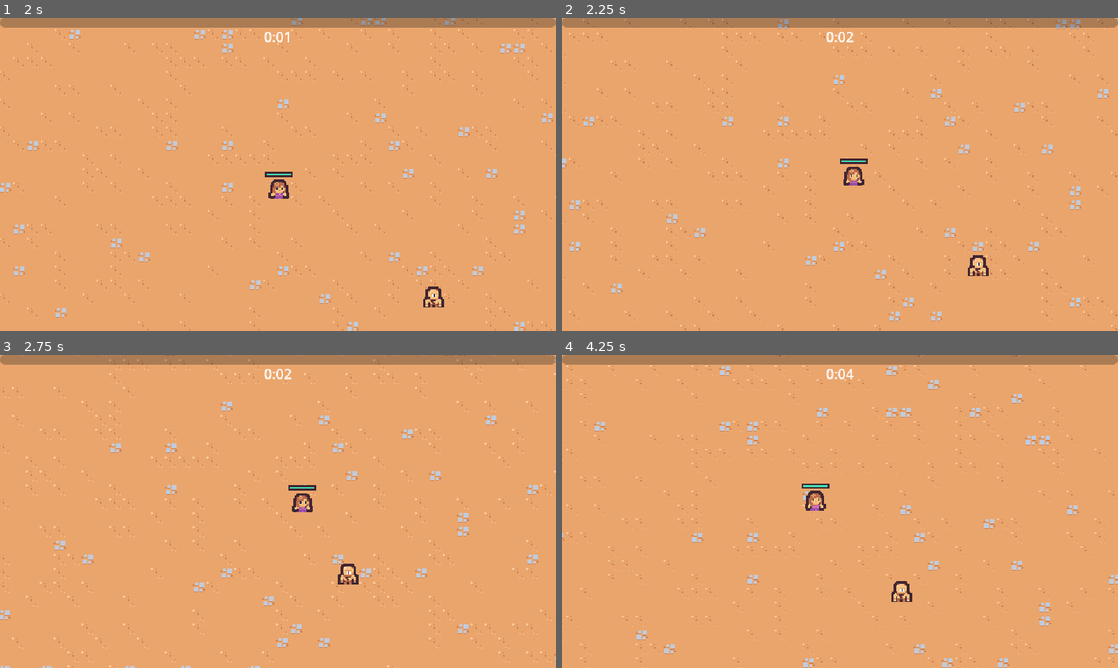
Above: before the commit, frames 1-4 (two rows, left to right).
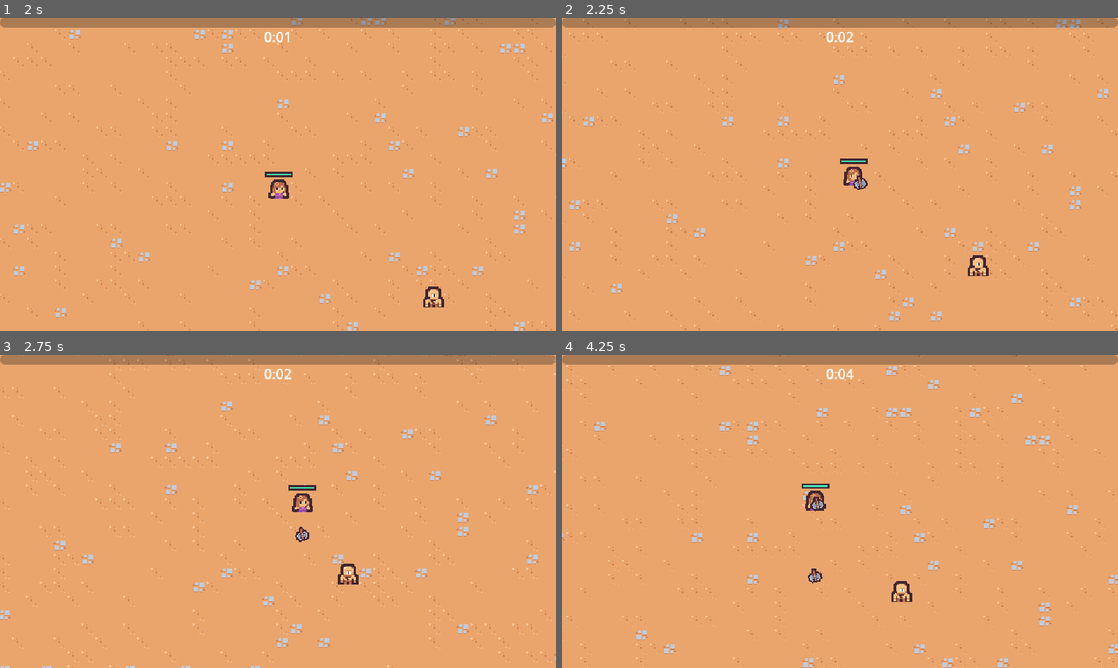
Above: after the commit, the same moments.

Repository: annehailer/cute-survivors
Game: Godot game, scene res://scenes/main/main.tscn
Same seed, same stepped clock (60 frames per second), same inputs: the game is played once before the commit and once after it.
Inputs (mouse positions are in pixels of both pictures, inside the frame that each line leads up to):
- Up to frame 1 (2 s): move the mouse to (400, 158) at 0.52 s; press the mouse at (400, 158) at 0.53 s; hold Right (move_right) 0.53-1.28 s; move the mouse to (166, 190) at 1.27 s; release the mouse at (166, 190) at 1.28 s; hold Down (move_down) from 1.28 s (still down); click (166, 190) at 1.35 s
- Up to frame 2 (2.25 s): move the mouse to (895, 105) at 2.02 s; release Down (move_down) at 2.03 s; press the mouse at (895, 105) at 2.03 s; hold Right (move_right) from 2.03 s (still down)
- Up to frame 3 (2.75 s): keep holding Right (move_right)
- Up to frame 4 (4.25 s): move the mouse to (812, 574) at 2.77 s; release Right (move_right) at 2.78 s; release the mouse at (812, 574) at 2.78 s; hold Up (move_up) 2.78-3.53 s; click (812, 574) at 2.85 s; move the mouse to (1006, 558) at 3.52 s; press the mouse at (1006, 558) at 3.53 s; hold Left (move_left) from 3.53 s (still down)

Frame 1 is identical in both runs. In frame 2, less than 0.1% of the frame differs, in the area x 52-55%, y 50-55%; in frame 3, less than 0.1%; in frame 4, 0.1%, in the area x 44-47%, y 45-74%.

Commit message:
feat: axe ability

Diff:
--- /dev/null
+++ b/scenes/ability/axe/axe_ability/axe_ability.gd
@@ -0,0 +1,27 @@
+extends Node2D
+
+const MAX_RADIUS = 100
+
+@onready var hitbox_component: HitboxComponent = $HitboxComponent
+var base_rotation = Vector2.RIGHT
+
+
+func _ready() -> void:
+	base_rotation = Vector2.RIGHT.rotated(randf_range(0, TAU))
+
+	var tween = create_tween()
+	tween.tween_method(tween_method, 0.0, 2.0, 3)
+	tween.tween_callback(queue_free)
+
+
+func tween_method(rotations: float):
+	var percent = rotations / 2
+	var current_radius = percent * MAX_RADIUS
+	var current_direction = base_rotation.rotated(rotations * TAU)
+
+	var root_position = Vector2.ZERO
+	var player = get_tree().get_first_node_in_group("player")
+	if player == null:
+		return
+
+	global_position = player.global_position + (current_direction * current_radius)
--- /dev/null
+++ b/scenes/ability/axe/axe_ability/axe_ability.tscn
@@ -0,0 +1,60 @@
+[gd_scene format=3 uid="uid://x8kodshvk17f"]
+
+[ext_resource type="Texture2D" uid="uid://cqo4ucgdtnj0u" path="res://assets/sprites/axe.png" id="1_espmp"]
+[ext_resource type="Script" uid="uid://bemgdwg6pq6tn" path="res://scenes/ability/axe/axe_ability/axe_ability.gd" id="1_usax7"]
+[ext_resource type="PackedScene" uid="uid://uf4xjf7ilrum" path="res://scenes/component/hitbox_component.tscn" id="3_gilkm"]
+
+[sub_resource type="Animation" id="Animation_gilkm"]
+length = 0.001
+tracks/0/type = "value"
+tracks/0/imported = false
+tracks/0/enabled = true
+tracks/0/path = NodePath("Sprite2D:rotation")
+tracks/0/interp = 1
+tracks/0/loop_wrap = true
+tracks/0/keys = {
+"times": PackedFloat32Array(0),
+"transitions": PackedFloat32Array(1),
+"update": 0,
+"values": [0.0]
+}
+
+[sub_resource type="Animation" id="Animation_q1hs7"]
+resource_name = "default"
+length = 0.5
+loop_mode = 1
+tracks/0/type = "value"
+tracks/0/imported = false
+tracks/0/enabled = true
+tracks/0/path = NodePath("Sprite2D:rotation")
+tracks/0/interp = 1
+tracks/0/loop_wrap = true
+tracks/0/keys = {
+"times": PackedFloat32Array(0, 0.5),
+"transitions": PackedFloat32Array(1, 1),
+"update": 0,
+"values": [0.0, 6.283185307179586]
+}
+
+[sub_resource type="AnimationLibrary" id="AnimationLibrary_34q6k"]
+_data = {
+&"RESET": SubResource("Animation_gilkm"),
+&"default": SubResource("Animation_q1hs7")
+}
+
+[sub_resource type="CircleShape2D" id="CircleShape2D_ucbw6"]
+
+[node name="AxeAbility" type="Node2D" unique_id=29172126]
+script = ExtResource("1_usax7")
+
+[node name="AnimationPlayer" type="AnimationPlayer" parent="." unique_id=344884755]
+libraries/ = SubResource("AnimationLibrary_34q6k")
+autoplay = &"default"
+
+[node name="Sprite2D" type="Sprite2D" parent="." unique_id=668992039]
+texture = ExtResource("1_espmp")
+
+[node name="HitboxComponent" parent="." unique_id=1156350180 instance=ExtResource("3_gilkm")]
+
+[node name="CollisionShape2D" type="CollisionShape2D" parent="HitboxComponent" unique_id=1700358196]
+shape = SubResource("CircleShape2D_ucbw6")
--- /dev/null
+++ b/scenes/ability/axe/axe_ability_controller/axe_ability_controller.gd
@@ -0,0 +1,24 @@
+extends Node
+
+@export var axe_ability_scene: PackedScene
+
+var damage = 10
+
+
+func _ready() -> void:
+	pass
+
+
+func _on_timer_timeout() -> void:
+	var player = get_tree().get_first_node_in_group("player") as Node2D
+	if player == null:
+		return
+
+	var foreground = get_tree().get_first_node_in_group("foreground_layer") as Node2D
+	if foreground == null:
+		return
+
+	var axe_instance = axe_ability_scene.instantiate() as Node2D
+	foreground.add_child(axe_instance)
+	axe_instance.global_position = player.global_position
+	axe_instance.hitbox_component.damage = damage
--- /dev/null
+++ b/scenes/ability/axe/axe_ability_controller/axe_ability_controller.tscn
@@ -0,0 +1,14 @@
+[gd_scene format=3 uid="uid://c75vj2ehyxljh"]
+
+[ext_resource type="Script" uid="uid://3w742iurc5m0" path="res://scenes/ability/axe/axe_ability_controller/axe_ability_controller.gd" id="1_lxhwk"]
+[ext_resource type="PackedScene" uid="uid://x8kodshvk17f" path="res://scenes/ability/axe/axe_ability/axe_ability.tscn" id="2_x7ih0"]
+
+[node name="AxeAbilityController" type="Node" unique_id=1742305764]
+script = ExtResource("1_lxhwk")
+axe_ability_scene = ExtResource("2_x7ih0")
+
+[node name="Timer" type="Timer" parent="." unique_id=712745911]
+wait_time = 2.0
+autostart = true
+
+[connection signal="timeout" from="Timer" to="." method="_on_timer_timeout"]
--- a/scenes/ability/sword_ability/sword_ability.tscn
+++ b/scenes/ability/sword/sword_ability/sword_ability.tscn
@@ -1,7 +1,7 @@
 [gd_scene format=3 uid="uid://rp7qiss5cxfq"]
 
-[ext_resource type="Script" uid="uid://dnqqexayvb12l" path="res://scenes/ability/sword_ability/sword_ability.gd" id="1_t8g1f"]
-[ext_resource type="Texture2D" uid="uid://um85lobedl78" path="res://scenes/ability/sword_ability/sword.png" id="1_upg5g"]
+[ext_resource type="Script" uid="uid://dnqqexayvb12l" path="res://scenes/ability/sword/sword_ability/sword_ability.gd" id="1_t8g1f"]
+[ext_resource type="Texture2D" uid="uid://um85lobedl78" path="res://assets/sprites/sword.png" id="1_upg5g"]
 [ext_resource type="PackedScene" uid="uid://uf4xjf7ilrum" path="res://scenes/component/hitbox_component.tscn" id="2_abpad"]
 
 [sub_resource type="Animation" id="Animation_upg5g"]
--- a/scenes/ability/sword_ability_controller/sword_ability_controller.tscn
+++ b/scenes/ability/sword/sword_ability_controller/sword_ability_controller.tscn
@@ -1,7 +1,7 @@
 [gd_scene format=3 uid="uid://bvijfx4pxwsys"]
 
-[ext_resource type="Script" uid="uid://detcwdjgslscx" path="res://scenes/ability/sword_ability_controller/sword_ability_controller.gd" id="1_ejd0y"]
-[ext_resource type="PackedScene" uid="uid://rp7qiss5cxfq" path="res://scenes/ability/sword_ability/sword_ability.tscn" id="2_ud8ig"]
+[ext_resource type="Script" uid="uid://detcwdjgslscx" path="res://scenes/ability/sword/sword_ability_controller/sword_ability_controller.gd" id="1_ejd0y"]
+[ext_resource type="PackedScene" uid="uid://rp7qiss5cxfq" path="res://scenes/ability/sword/sword_ability/sword_ability.tscn" id="2_ud8ig"]
 
 [node name="SwordAbilityController" type="Node" unique_id=788343777]
 script = ExtResource("1_ejd0y")
--- a/scenes/player&enemies/player/player.tscn
+++ b/scenes/player&enemies/player/player.tscn
@@ -3,7 +3,8 @@
 [ext_resource type="Texture2D" uid="uid://dp77i584qgnly" path="res://assets/sprites/player.png" id="1_d6veg"]
 [ext_resource type="Script" uid="uid://bpr24sq028mpx" path="res://scenes/player&enemies/player/player.gd" id="1_h6syq"]
 [ext_resource type="PackedScene" uid="uid://cehvsthrg1d4n" path="res://scenes/component/health_component.tscn" id="2_ie5ye"]
-[ext_resource type="PackedScene" uid="uid://bvijfx4pxwsys" path="res://scenes/ability/sword_ability_controller/sword_ability_controller.tscn" id="2_v2miy"]
+[ext_resource type="PackedScene" uid="uid://bvijfx4pxwsys" path="res://scenes/ability/sword/sword_ability_controller/sword_ability_controller.tscn" id="2_v2miy"]
+[ext_resource type="PackedScene" uid="uid://c75vj2ehyxljh" path="res://scenes/ability/axe/axe_ability_controller/axe_ability_controller.tscn" id="4_35wv5"]
 
 [sub_resource type="StyleBoxFlat" id="StyleBoxFlat_4kkfo"]
 bg_color = Color(0.24705882, 0.14901961, 0.19215687, 1)
@@ -34,6 +35,8 @@
 [node name="AbilityManager" type="Node" parent="." unique_id=1580921682]
 
 [node name="SwordAbilityController" parent="AbilityManager" unique_id=788343777 instance=ExtResource("2_v2miy")]
+
+[node name="AxeAbilityController" parent="AbilityManager" unique_id=1742305764 instance=ExtResource("4_35wv5")]
 
 [node name="DamageIntervalTimer" type="Timer" parent="." unique_id=330152183]
 wait_time = 0.5
Binary file added: assets/sprites/axe.png
Not shown, changed: assets/sprites/axe.png.import
Renamed: scenes/ability/sword_ability/sword.png -> assets/sprites/sword.png
Not shown, added: assets/sprites/sword.png.import
Not shown, added: scenes/ability/axe/axe_ability/axe_ability.gd.uid
Not shown, added: scenes/ability/axe/axe_ability_controller/axe_ability_controller.gd.uid
Renamed: scenes/ability/sword_ability/sword_ability.gd -> scenes/ability/sword/sword_ability/sword_ability.gd
Renamed: scenes/ability/sword_ability/sword_ability.gd.uid -> scenes/ability/sword/sword_ability/sword_ability.gd.uid
Renamed: scenes/ability/sword_ability_controller/sword_ability_controller.gd -> scenes/ability/sword/sword_ability_controller/sword_ability_controller.gd
Renamed: scenes/ability/sword_ability_controller/sword_ability_controller.gd.uid -> scenes/ability/sword/sword_ability_controller/sword_ability_controller.gd.uid
